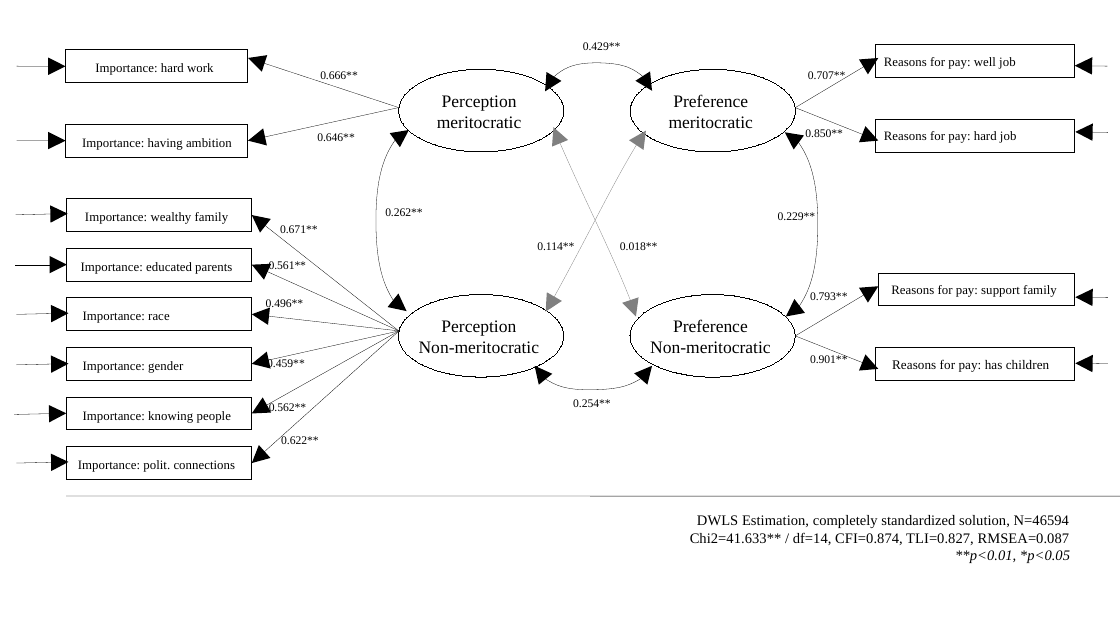
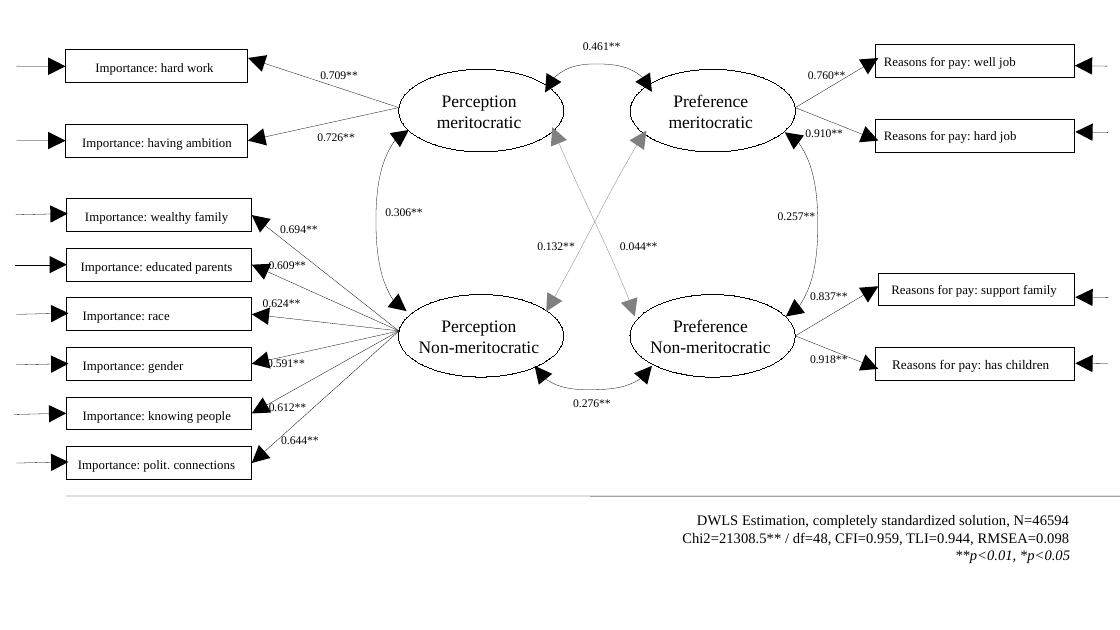
Before and after one commit to justicia-distributiva/merit-scale, a slide deck: slide 4 of output/images/diagrams.odp (slide 3 before the commit). Drawn at 1120x630 pixels with LibreOffice and Linux fonts; fonts in the diff are those of the drawing. Boxes give left, top, right and bottom in pixels: in the first picture for what was removed or moved away, otherwise in the second. Text is boxed around its words. In the diff, an @@ line names an element or a change of style, - is before the commit and + after.

```diff
--- a/output/images/diagrams.odp
+++ b/output/images/diagrams.odp
@@ text at box(583, 42, 621, 50): text changed @@
-0.429**
+0.461**
@@ text at box(320, 71, 358, 82): text changed @@
-0.666**
+0.709**
@@ curved double arrow (546, 92) - (651, 92): route changed @@
@@ text at box(808, 71, 846, 82): text changed @@
-0.707**
+0.760**
@@ text at box(317, 133, 355, 141): text changed @@
-0.646**
+0.726**
@@ curved double arrow (635, 317) - (553, 128): route changed @@
@@ text at box(805, 129, 843, 137): text changed @@
-0.850**
+0.910**
@@ text at box(385, 208, 423, 216): text changed @@
-0.262**
+0.306**
@@ text at box(280, 225, 318, 233): text changed @@
-0.671**
+0.694**
@@ text at box(778, 212, 816, 220): text changed @@
-0.229**
+0.257**
@@ text at box(269, 261, 307, 269): text changed @@
-0.561**
+0.609**
@@ text at box(537, 242, 575, 250): text changed @@
-0.114**
+0.132**
@@ text at box(620, 242, 658, 250): text changed @@
-0.018**
+0.044**
@@ text at box(263, 299, 301, 310): text changed @@
-0.496**
+0.624**
@@ text at box(810, 292, 848, 300): text changed @@
-0.793**
+0.837**
@@ text at box(267, 358, 305, 369): text changed @@
-0.459**
+0.591**
@@ text at box(810, 354, 848, 363): text changed @@
-0.901**
+0.918**
@@ text at box(269, 402, 307, 414): text changed @@
-0.562**
+0.612**
@@ text at box(573, 399, 611, 407): text changed @@
-0.254**
+0.276**
@@ text at box(281, 435, 319, 444): text changed @@
-0.622**
+0.644**
@@ text in rectangle at box(682, 532, 1070, 545): text changed @@
-Chi2=41.633** / df=14, CFI=0.874, TLI=0.827, RMSEA=0.087
+Chi2=21308.5** / df=48, CFI=0.959, TLI=0.944, RMSEA=0.098
```
Also in this commit, not shown: 2 other slides changed, 1 slide added, 6 other files.
